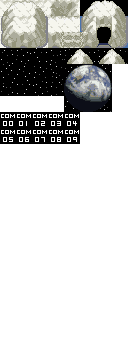
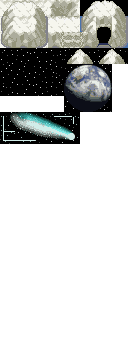
Before/after of a 128px x 352px layered artwork. What changed in the layer stack:
painted on "middle" over [0, 112, 79, 144]
painted on "bottom" over [0, 112, 79, 144]
